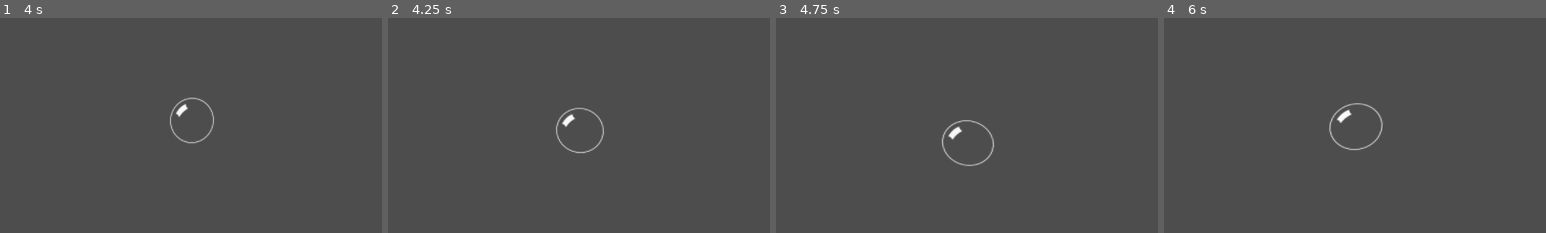
Above: before the commit, frames 1-4 (left to right).
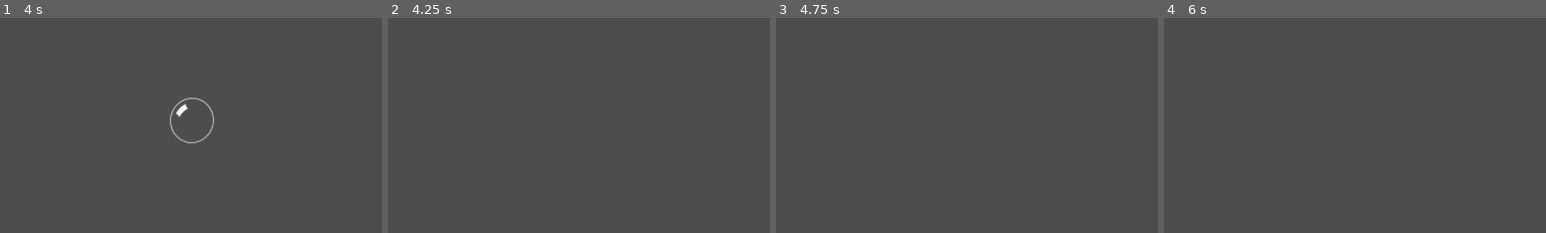
Above: after the commit, the same moments.

Repository: cesarizu/ggj-2025-bubbles
Game: Godot game, scene res://game/bubble/bubble_test.tscn
Same seed, same stepped clock (60 frames per second), same inputs: the game is played once before the commit and once after it. The project has no main scene, so this scene is started directly.
Inputs:
- Up to frame 1 (4 s): tap Enter at 0.5 s; hold Up 0.53-1.28 s; tap Backspace every 0.75 s from 0.6 to 3.6 s; tap Space at 0.77, 1.52, 3.02, 3.77 s; hold Down 1.28-2.03 s; hold Up 2.03-3.53 s; hold Down from 3.53 s (still down)
- Up to frame 2 (4.25 s): keep holding Down; tap Escape at 4.15 s
- Up to frame 3 (4.75 s): keep holding Down; tap Backspace at 4.35 s; tap Space at 4.52 s
- Up to frame 4 (6 s): tap Backspace at 5.1, 5.85 s; release Down at 5.78 s; hold Up from 5.78 s (still down)
The pictures show only the part of the screen within x 12-62%, y 48-98%; the shares and areas given below are measured in that part.

Frame 1 is identical in both runs. In frame 2, 0.4% of the frame differs, in the area x 44-57%, y 41-64%; in frame 3, 0.4%; in frame 4, 0.5%, in the area x 43-58%, y 39-62%.

Commit message:
Bubble pop

Diff:
--- a/game/bubble/bubble.gd
+++ b/game/bubble/bubble.gd
@@ -6,6 +6,7 @@
 
 @onready var sprite_2d: Sprite2D = %Sprite2D
 @onready var circle_shape_2d: CircleShape2D = %CollisionShape2D.shape
+@onready var gpu_particles_2d: GPUParticles2D = %GPUParticles2D
 
 var _original_scale: Vector2
 var _original_radius: float
@@ -34,6 +35,11 @@
 	apply_central_impulse(Vector2.DOWN * 25 * mass)
 	scale_bubble(shrink_factor)
 	wobble()
+
+
+func pop() -> void:
+	gpu_particles_2d.emitting = true
+	sprite_2d.self_modulate.a = 0
 
 
 func scale_bubble(factor: float) -> void:
--- a/game/bubble/bubble.tscn
+++ b/game/bubble/bubble.tscn
@@ -1,11 +1,33 @@
-[gd_scene load_steps=5 format=3 uid="uid://cim3dluv6hox2"]
+[gd_scene load_steps=9 format=3 uid="uid://cim3dluv6hox2"]
 
 [ext_resource type="Script" path="res://game/bubble/bubble.gd" id="1_viwex"]
 [ext_resource type="Texture2D" uid="uid://bckhd8pmwtotb" path="res://game/bubble/bubble.svg" id="2_6q6au"]
+[ext_resource type="Texture2D" uid="uid://kgcqmqgd68g3" path="res://game/bubble/pop_particle.svg" id="3_0udgq"]
 
 [sub_resource type="PhysicsMaterial" id="PhysicsMaterial_dea1h"]
 friction = 0.0
 bounce = 1.0
+
+[sub_resource type="Curve" id="Curve_yegg8"]
+_data = [Vector2(0, 1), 0.0, -3.18999, 0, 0, Vector2(1, 0), 0.0119504, 0.0, 0, 0]
+point_count = 2
+
+[sub_resource type="CurveTexture" id="CurveTexture_jpsyi"]
+curve = SubResource("Curve_yegg8")
+
+[sub_resource type="ParticleProcessMaterial" id="ParticleProcessMaterial_h7p6r"]
+particle_flag_disable_z = true
+emission_shape = 6
+emission_ring_axis = Vector3(0, 0, 1)
+emission_ring_height = 1.0
+emission_ring_radius = 64.0
+emission_ring_inner_radius = 62.0
+direction = Vector3(0, 0, 0)
+spread = 0.0
+radial_velocity_min = 75.0
+radial_velocity_max = 125.0
+gravity = Vector3(0, 10, 0)
+alpha_curve = SubResource("CurveTexture_jpsyi")
 
 [sub_resource type="CircleShape2D" id="CircleShape2D_8x8ob"]
 radius = 60.0
@@ -28,6 +50,19 @@
 scale = Vector2(0.2, 0.2)
 texture = ExtResource("2_6q6au")
 
+[node name="GPUParticles2D" type="GPUParticles2D" parent="Sprite2D"]
+unique_name_in_owner = true
+scale = Vector2(5, 5)
+emitting = false
+amount = 100
+process_material = SubResource("ParticleProcessMaterial_h7p6r")
+texture = ExtResource("3_0udgq")
+lifetime = 0.5
+one_shot = true
+explosiveness = 0.99
+trail_enabled = true
+trail_lifetime = 0.1
+
 [node name="CollisionShape2D" type="CollisionShape2D" parent="."]
 unique_name_in_owner = true
 shape = SubResource("CircleShape2D_8x8ob")
--- a/game/bubble/bubble_test.gd
+++ b/game/bubble/bubble_test.gd
@@ -10,6 +10,9 @@
 	if event is InputEventKey and event.is_pressed() and event.keycode == KEY_BACKSPACE:
 		bubble.drip_down()
 
+	if event is InputEventKey and event.is_pressed() and event.keycode == KEY_ESCAPE:
+		bubble.pop()
+
 	if event is InputEventKey and event.is_pressed() and event.keycode == KEY_UP:
 		bubble.scale_bubble(1.1)
 
--- /dev/null
+++ b/game/bubble/pop_particle.svg
@@ -0,0 +1,48 @@
+<?xml version="1.0" encoding="UTF-8" standalone="no"?>
+<!-- Created with Inkscape (http://www.inkscape.org/) -->
+
+<svg
+   width="4"
+   height="4"
+   viewBox="0 0 1.0583333 1.0583333"
+   version="1.1"
+   id="svg1"
+   inkscape:version="1.4 (86a8ad7, 2024-10-11)"
+   sodipodi:docname="pop_particle.svg"
+   xmlns:inkscape="http://www.inkscape.org/namespaces/inkscape"
+   xmlns:sodipodi="http://sodipodi.sourceforge.net/DTD/sodipodi-0.dtd"
+   xmlns="http://www.w3.org/2000/svg"
+   xmlns:svg="http://www.w3.org/2000/svg">
+  <sodipodi:namedview
+     id="namedview1"
+     pagecolor="#848484"
+     bordercolor="#000000"
+     borderopacity="0.25"
+     inkscape:showpageshadow="2"
+     inkscape:pageopacity="0.0"
+     inkscape:pagecheckerboard="0"
+     inkscape:deskcolor="#d1d1d1"
+     inkscape:document-units="px"
+     inkscape:zoom="90.509668"
+     inkscape:cx="1.4197378"
+     inkscape:cy="3.0991164"
+     inkscape:window-width="2560"
+     inkscape:window-height="1494"
+     inkscape:window-x="-11"
+     inkscape:window-y="-11"
+     inkscape:window-maximized="1"
+     inkscape:current-layer="layer1" />
+  <defs
+     id="defs1" />
+  <g
+     inkscape:label="Layer 1"
+     inkscape:groupmode="layer"
+     id="layer1">
+    <circle
+       style="fill:#f9f9f9;stroke:none;stroke-width:0.396875;stroke-linecap:round"
+       id="path1"
+       cx="0.52916664"
+       cy="0.52916664"
+       r="0.39687499" />
+  </g>
+</svg>
Not shown, added: game/bubble/pop_particle.svg.import
